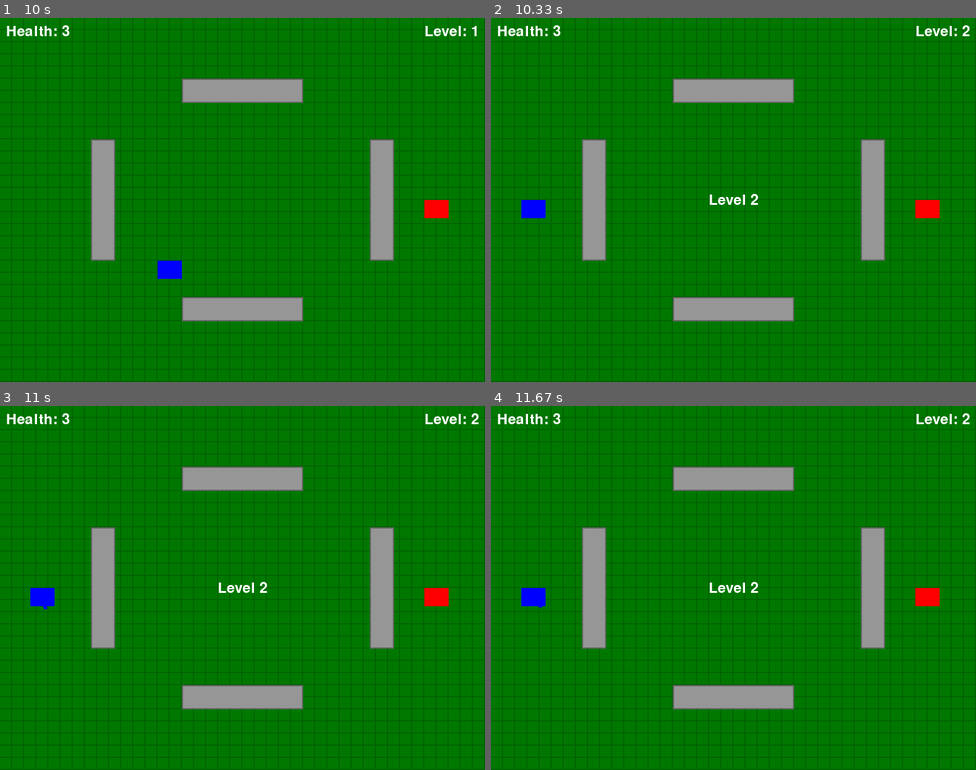
Above: before the commit, frames 1-4 (two rows, left to right).
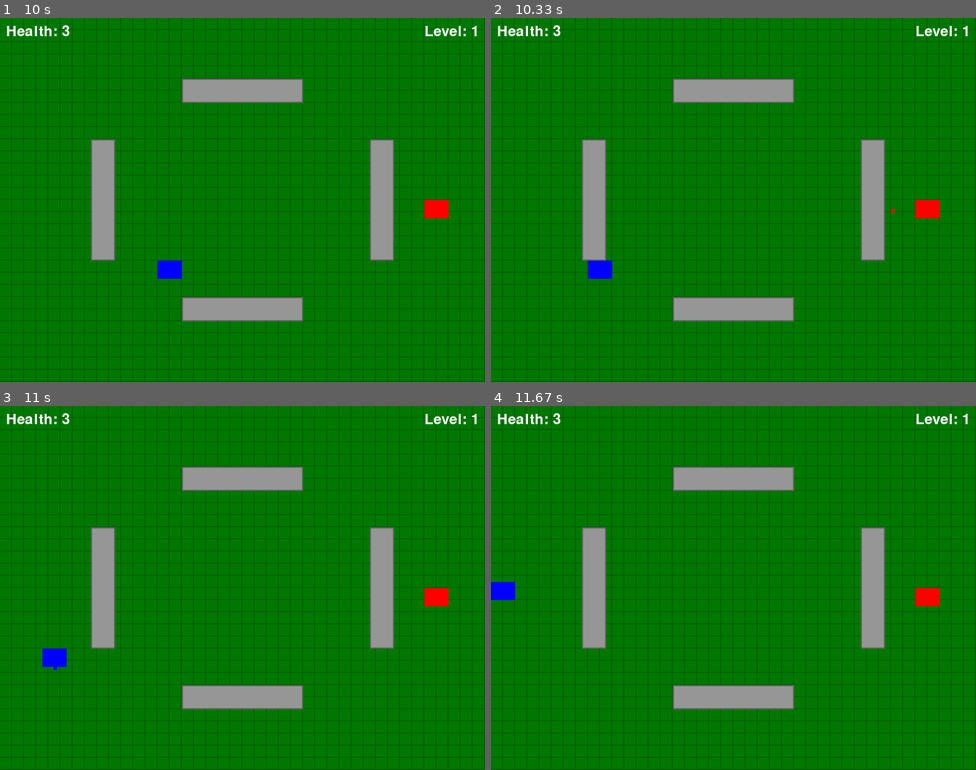
Above: after the commit, the same moments.

Repository: cassiel-st4vr0s/lpc2024
Game: pygame game, started from atividade005/main.py
Two runs of this game, one before a commit and one after it. Both use one fixed random seed, a clock stepped at 60 frames per second and the inputs below.
Inputs (mouse positions are in pixels of both pictures, inside the frame that each line leads up to):
- Up to frame 1 (10 s): hold Left 0.33-0.87 s; move the mouse to (232, 243) at 0.37 s; click (63, 163) at 0.95 s; hold Down 1.23-1.53 s; move the mouse to (160, 287) at 1.27 s; hold Up 2-2.37 s; move the mouse to (116, 312) at 2.03 s; hold Right 2.4-3.03 s; move the mouse to (87, 250) at 2.43 s; hold Down 3.07-3.43 s; move the mouse to (368, 65) at 3.1 s; hold Left 3.47-3.93 s; move the mouse to (247, 87) at 3.5 s; hold Right 3.97-4.43 s; move the mouse to (97, 178) at 4 s; hold Up 4.47-4.77 s; move the mouse to (286, 105) at 4.5 s; hold Right 4.8-5.27 s; move the mouse to (121, 287) at 4.83 s; hold Left 5.3-5.83 s; move the mouse to (276, 192) at 5.33 s; hold Down 5.87-6.17 s; move the mouse to (324, 331) at 5.9 s; hold Left 6.2-6.6 s; move the mouse to (189, 163) at 6.23 s; hold Up 6.63-7 s; move the mouse to (101, 127) at 6.67 s; hold Right 7.03-7.67 s; move the mouse to (358, 200) at 7.07 s; hold Down 7.7-8.07 s; move the mouse to (218, 203) at 7.73 s; hold Left 8.1-8.57 s; move the mouse to (203, 272) at 8.13 s; hold Right 8.6-9.07 s; move the mouse to (126, 254) at 8.63 s; hold Up 9.1-9.4 s; move the mouse to (184, 236) at 9.13 s; hold Right 9.43-9.9 s; move the mouse to (135, 138) at 9.47 s; hold Left from 9.93 s (still down); move the mouse to (232, 323) at 9.97 s
- Up to frame 2 (10.33 s): keep holding Left
- Up to frame 3 (11 s): release Left at 10.47 s; hold Left from 10.83 s (still down); move the mouse to (58, 522) at 10.87 s
- Up to frame 4 (11.67 s): release Left at 11.23 s; hold Up 11.27-11.63 s; move the mouse to (636, 449) at 11.3 s

Frame 1 is identical in both runs. In frame 2, 0.7% of the frame differs, in the area x 6-99%, y 2-72%; in frame 3, 0.7%, in the area x 6-99%, y 2-73%; in frame 4, 0.7%.

Commit message:
fixed the bug that was leveling up without destroying the enemy tank

Diff:
--- a/atividade005/main.py
+++ b/atividade005/main.py
@@ -127,24 +127,33 @@
 
 
 def check_collisions():
-    global game_over, level
+    global game_over, level_up_called
     for proj in projectiles[:]:
+        # Verifica se o projétil vermelho (inimigo) atinge o jogador
         if proj["color"] == RED and player["rect"].colliderect(proj["rect"]):
             player["health"] -= 1
             projectiles.remove(proj)
             if player["health"] <= 0:
                 game_over = True
             break
+
+        # Checks if the blue projectile (player) hits the enemy
         elif proj["color"] == BLUE and enemy["rect"].colliderect(proj["rect"]):
-            level_up()
-            projectiles.clear()
+            if not level_up_called:
+                print(f"Enemy hit! Leveling up from level {level}.")
+                level_up()
+                level_up_called = True
+            projectiles.remove(proj)
             break
+    else:
+        level_up_called = False  # Reset if no collision occurred
 
 
 def level_up():
     global level, enemy, level_start_time
     level += 1
     level_start_time = pygame.time.get_ticks()
+
     if level > 5:
         print("Congratulations! You've beaten all levels!")
         pygame.quit()
@@ -154,8 +163,7 @@
     player["rect"].topleft = PLAYER_INITIAL_POS
     enemy["rect"].topleft = ENEMY_INITIAL_POS
 
-    enemy["lifetime"] = max(5000, 10000 - (
-                level - 1) * 1000)  # Decrease lifetime each level
+    enemy["lifetime"] = max(5000, 10000 - (level - 1) * 1000)  # Diminui a vida útil a cada nível
     if level == 2:
         enemy["speed"] = 2
     elif level == 3:
@@ -165,7 +173,8 @@
     elif level == 5:
         enemy["fire_rate"] = 1000
 
-    pygame.time.set_timer(enemy_die_event, enemy["lifetime"])
+    # Removes the timer for the enemy death event
+    pygame.time.set_timer(enemy_die_event, 0)
 
 
 def draw():
@@ -212,7 +221,6 @@
 enemy_fire_event = pygame.USEREVENT + 1
 enemy_die_event = pygame.USEREVENT + 2
 pygame.time.set_timer(enemy_fire_event, enemy["fire_rate"])
-pygame.time.set_timer(enemy_die_event, enemy["lifetime"])
 level_start_time = pygame.time.get_ticks()
 
 while not game_over:
